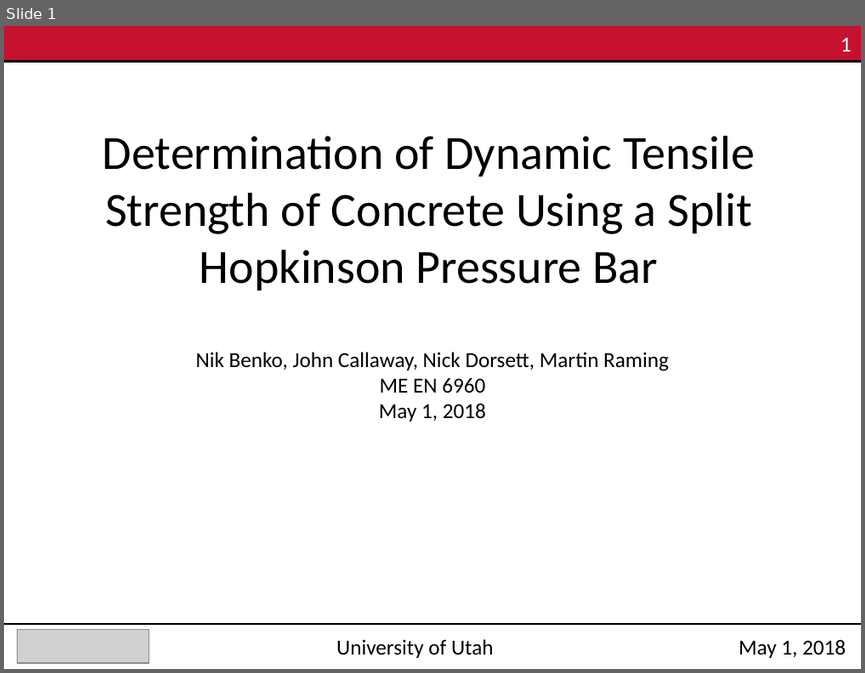
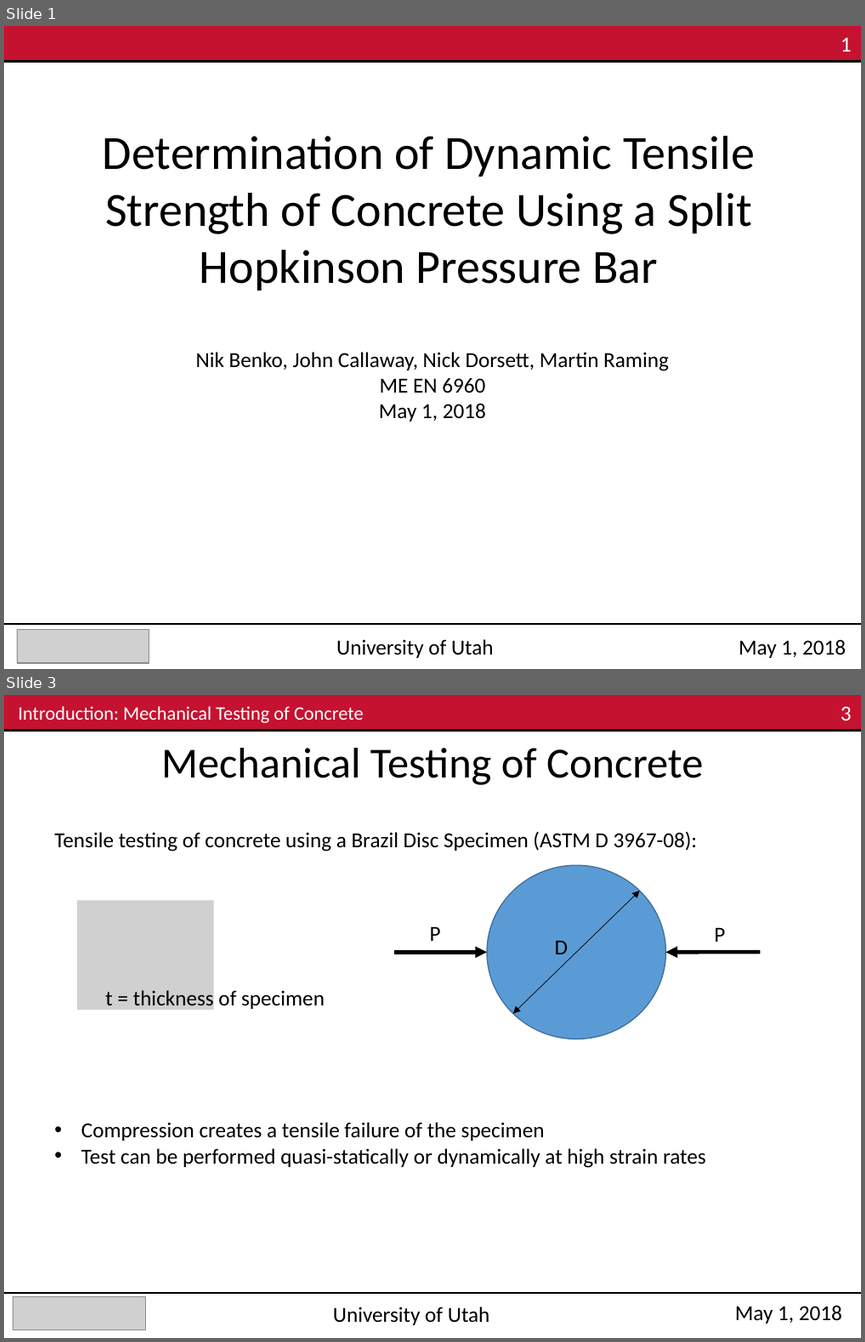
Before and after one commit to Mar-ten/PMAA_Fracture, a slide deck: ME EN 6960_Group4_Exp3.pptx. Shown one above the other, each under a label of ours: slide 1 before the commit, slides 1 and 3 after it; the slides between them are not shown. The pictures are 865x673 and 865x1342 pixels, drawn with LibreOffice and Linux fonts; fonts in the diff are those of the drawing; grey boxes stand for pictures. Boxes give left, top, right and bottom in pixels: in the first picture for what was removed or moved away, otherwise in the second. Text is boxed around its words. In the diff, an @@ line names an element or a change of style, - is before the commit and + after.

```diff
--- a/ME EN 6960_Group4_Exp3.pptx
+++ b/ME EN 6960_Group4_Exp3.pptx
@@ slide 3 added at (4,695,861,1338), background #FFFFFF @@
@@ rectangle added at (4,695,861,730), fill #C41230 @@
@@ text added at (18,706,364,723), 16 pt, text #FFFFFF @@
+Introduction: Mechanical Testing of Concrete
@@ text added at (840,706,851,721), 18 pt, text #FFFFFF @@
+3
@@ line added from (4, 730) to (861, 730), #000000 2 pt @@
@@ text added at (161,748,703,785), 36 pt, text #000000 @@
+Mechanical Testing of Concrete
@@ text added at (54,831,698,851), 18 pt, text #000000 @@
+Tensile testing of concrete using a Brazil Disc Specimen (ASTM D 3967-08):
@@ ellipse added at (488,866,666,1039), fill #5B9BD5, outline #43739E 1 pt @@
@@ double arrow added from (640, 891) to (513, 1014), #000000 0.5 pt @@
@@ picture added at (77,900,213,1009) @@
@@ text added at (430,926,441,941), 18 pt, text #000000 @@
+P
@@ text added at (555,941,568,954), 18 pt, text #000000 @@
+D
@@ text added at (714,927,725,941), 18 pt, text #000000 @@
+P
@@ arrow added from (394, 952) to (488, 952), #000000 3.25 pt @@
@@ arrow added from (760, 952) to (665, 952), #000000 3.25 pt @@
@@ text added at (105,990,324,1010), 18 pt, text #000000 @@
+t = thickness of specimen
@@ text added at (81,1122,706,1168), 18 pt, text #000000 @@
+• Compression creates a tensile failure of the specimen
+• Test can be performed quasi-statically or dynamically at high strain rates
@@ line added from (4, 1293) to (861, 1293), #000000 1 pt @@
@@ picture added at (13,1297,145,1330) @@
@@ text added at (333,1306,490,1325), 18 pt, text #000000 @@
+University of Utah
@@ text added at (735,1304,842,1323), 18 pt, text #000000 @@
+May 1, 2018
```
Also in this commit, not shown: 12 other slides added, 9 slides removed.
